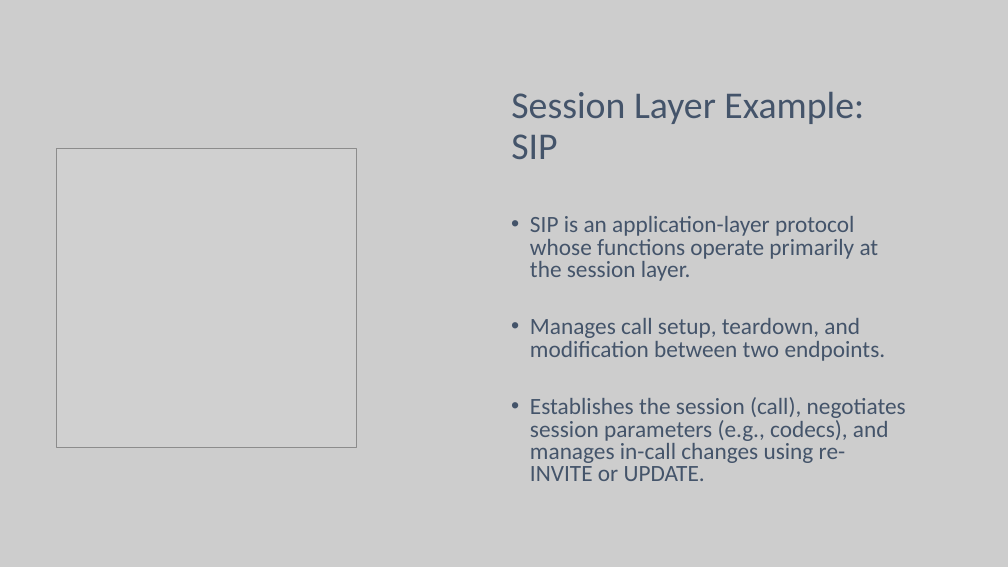
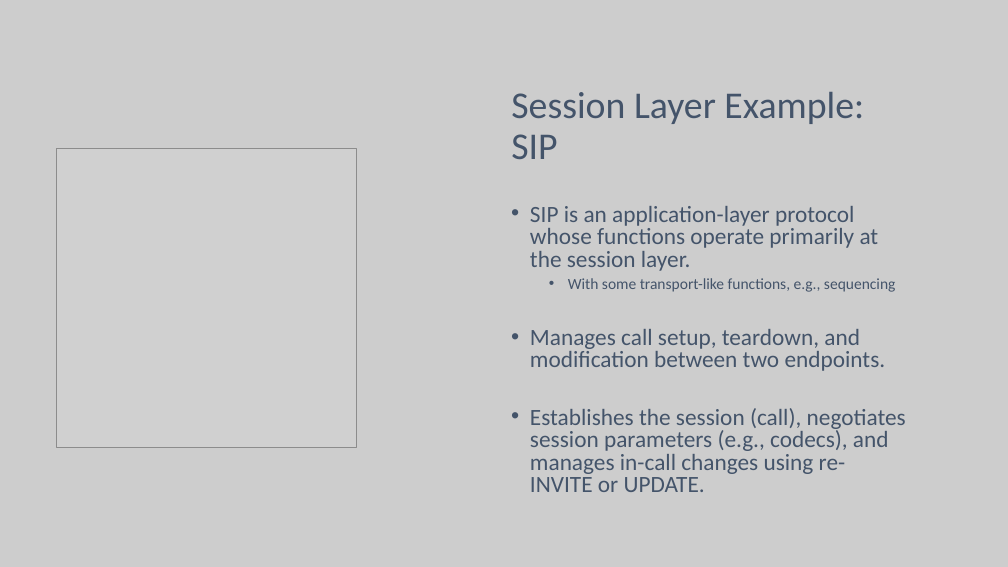
Before and after one commit to lukacassar/hw, a slide deck: slide 70 of CCE2414/1. Networking Foundations.pptx. Drawn at 1008x567 pixels with LibreOffice and Linux fonts; fonts in the diff are those of the drawing; grey boxes stand for pictures. Boxes give left, top, right and bottom in pixels: in the first picture for what was removed or moved away, otherwise in the second. Text is boxed around its words. In the diff, an @@ line names an element or a change of style, - is before the commit and + after.

```diff
--- a/CCE2414/1. Networking Foundations.pptx
+++ b/CCE2414/1. Networking Foundations.pptx
@@ text at <box>568,278,895,292</box>: paragraph added @@
+  • With some transport-like functions, e.g., sequencing
```
Also in this commit, not shown: 10 other slides changed, 5 slides added.
